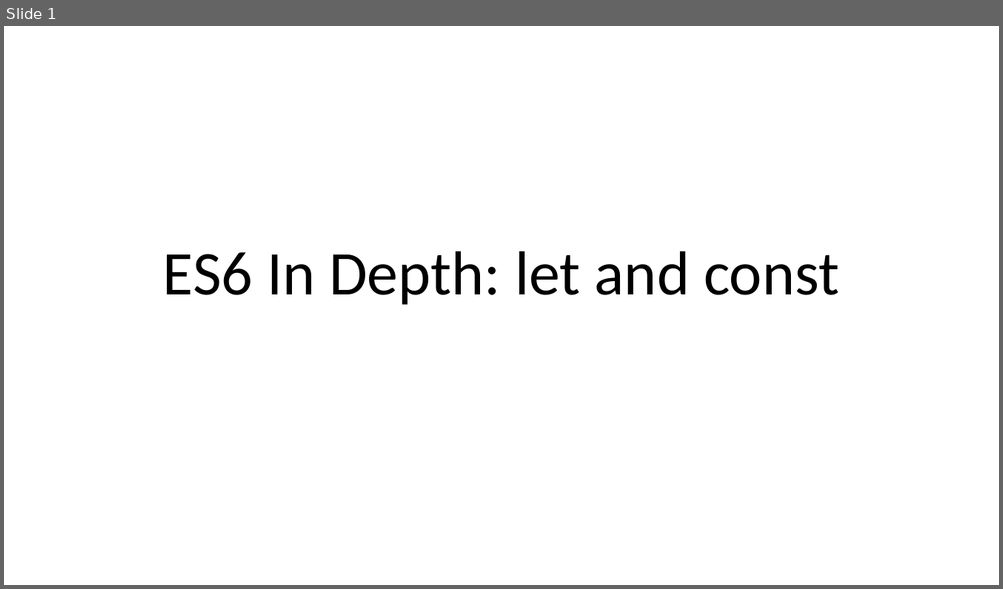
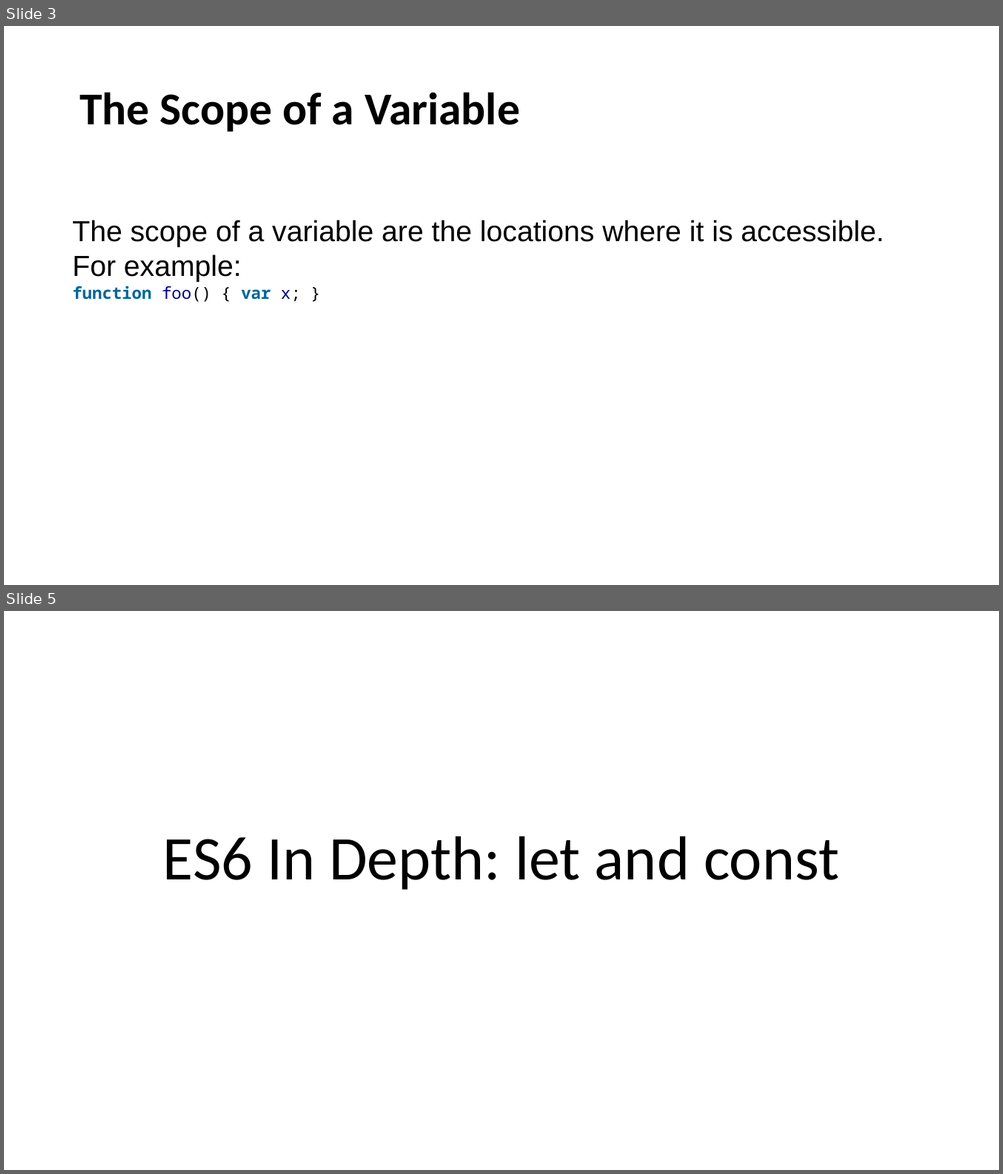
Before and after one commit to dzmitry-varabei/front-end-course, a slide deck: es6/Presentation1.pptx. Shown one above the other, each under a label of ours: slide 1 before the commit, slides 3 and 5 after it; the slides between them are not shown. The pictures are 1003x589 and 1003x1174 pixels, drawn with LibreOffice and Linux fonts; fonts in the diff are those of the drawing. Boxes give left, top, right and bottom in pixels: in the first picture for what was removed or moved away, otherwise in the second. Text is boxed around its words. In the diff, an @@ line names an element or a change of style, - is before the commit and + after.

```diff
--- a/es6/Presentation1.pptx
+++ b/es6/Presentation1.pptx
@@ slide 3 added at box(4, 26, 999, 585), background #FFFFFF @@
@@ title added at box(79, 92, 520, 132), 44 pt, text #000000, bold @@
+The Scope of a Variable
@@ text added at box(72, 220, 884, 302), 28 pt, text #000000 @@
+The scope of a variable are the locations where it is accessible.
+For example:
+function foo() { var x; }
@@ what was slide 1 is now slide 5 @@
```
Also in this commit, not shown: 6 other slides added, 6 other files.
